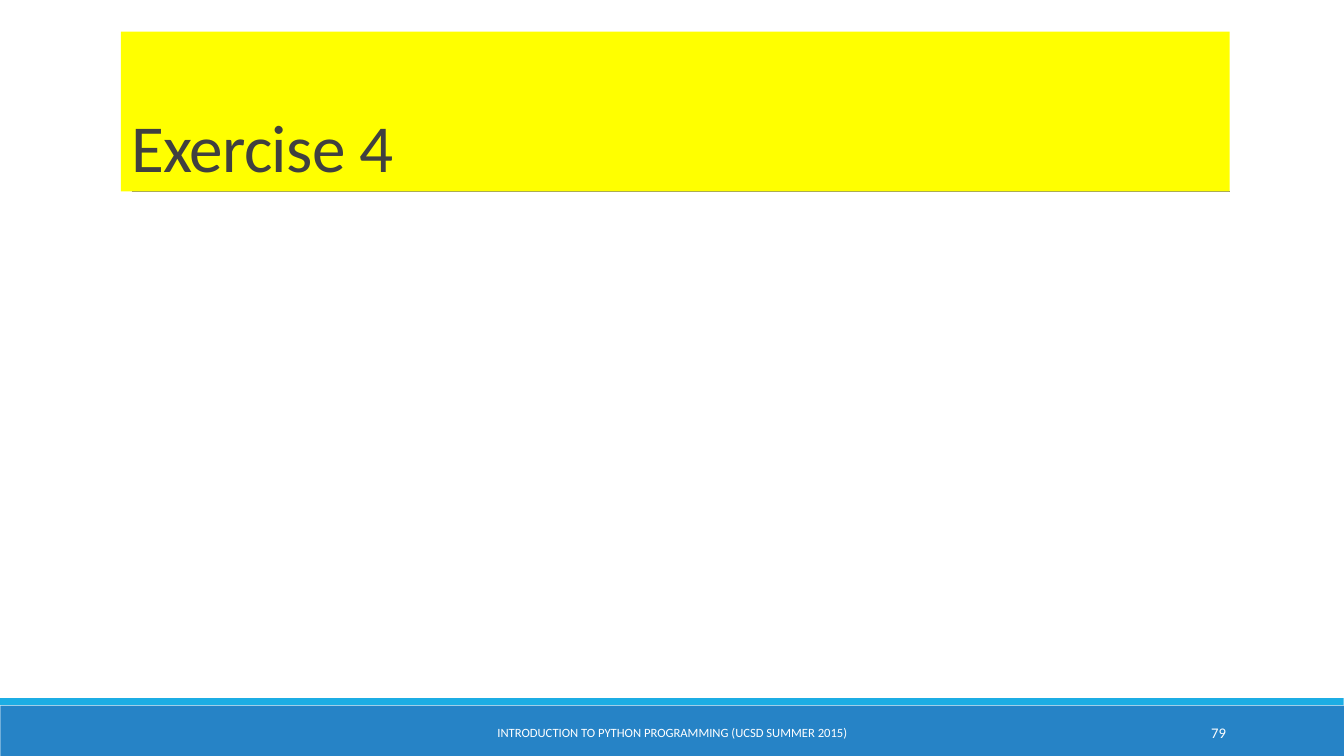
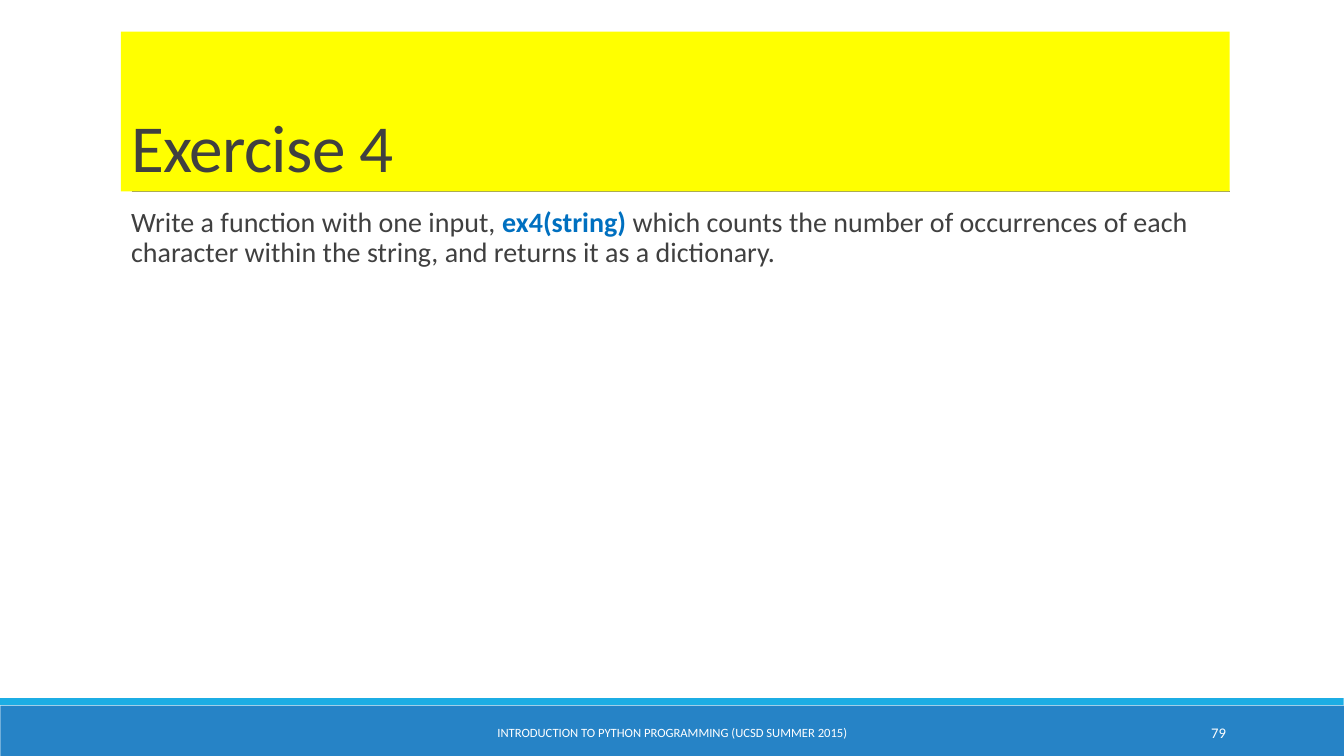
Before and after one commit to natanhaim/PythonSlidesUcsd, a slide deck: slide 79 of IntroPythonProgramming.pptx. Drawn at 1344x756 pixels with LibreOffice and Linux fonts; fonts in the diff are those of the drawing; background and template pictures are left out. Boxes give left, top, right and bottom in pixels: in the first picture for what was removed or moved away, otherwise in the second. Text is boxed around its words. In the diff, an @@ line names an element or a change of style, - is before the commit and + after.

```diff
--- a/IntroPythonProgramming.pptx
+++ b/IntroPythonProgramming.pptx
@@ text added at bbox=[131, 211, 1187, 267], 20 pt, text #404040 @@
+  Write a function with one input, ex4(string) which counts the number of occurrences of each character within the string, and returns it as a dictionary.
```
Also in this commit, not shown: 5 other slides changed, 1 other file.
